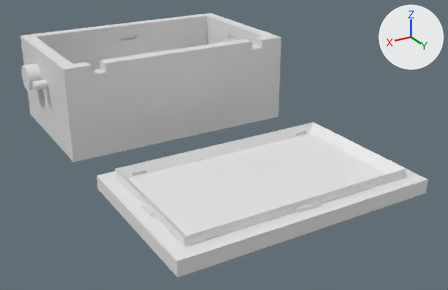
Two versions of the Blender file 3D Models/Case Allways On 55x35x24mm (without holes).blend, one commit apart.
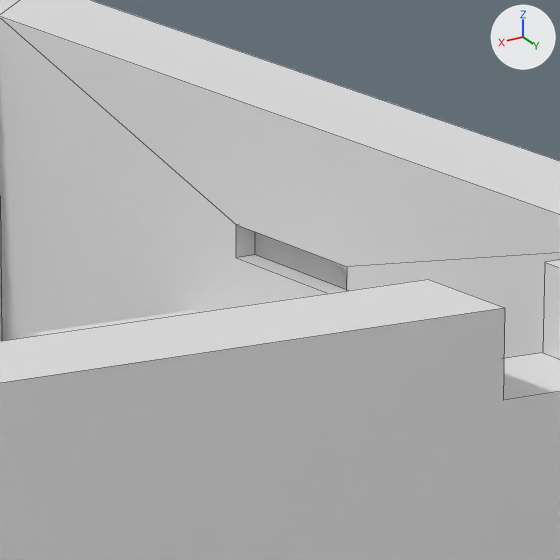
The first picture shows the older version from a camera (50 mm lens) standing at (0.0629, 0.1406, 0.0572) and looking at (-0.0029, 0.031, 0.0023). The close-ups show both versions on the part from 46% to 57% of the width and 5% to 22% of the height of that picture; other places that the commit changed are outside them. Lighting does not change. The marker at upper right points along +X, +Y and +Z. The close-ups show mesh edges as thin lines.

In view in the first close-up: 'Cuerpo Principal'.
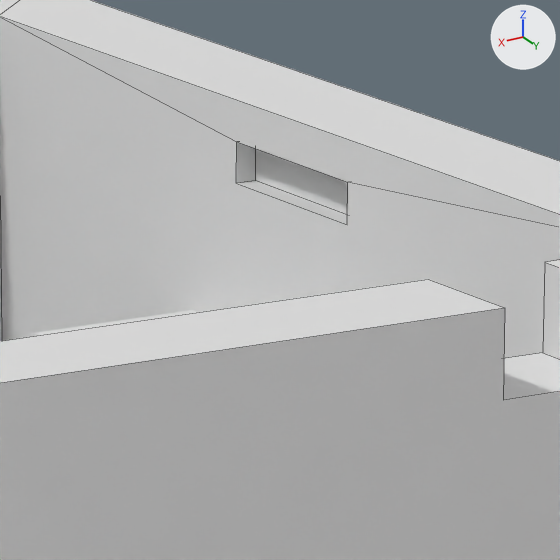
Where the newer file only moved an object's origin or applied its transform, the numbers keep the older frame.

Pixel boxes [x1, y1, x2, y2] of what changed, in the close-ups (560 x 560 px; the box of a moved part takes in the faces that stretch with it):
part 1 of me_cube, moved or reshaped: [0, 17, 560, 358] in both

The change in detail:
me_cube is used by ob_cuerpo_principal; location (-0.00004, 0.00518, 0.01545).
me_cube had 64 vertices, 46 faces and spanned x -0.0275..0.0275, y -0.0227..0.0123, z -0.0155..0.0056.
me_cube now has 64 vertices, 46 faces and spans x -0.0275..0.0275, y -0.0227..0.0123, z -0.0155..0.0055.
me_cube part 1: 8 of 64 vertices moved; they spanned x -0.025..-0.0245, y -0.0081..-0.0031, z 0.0017..0.0026 and now span x -0.025..-0.0245, y -0.0081..-0.0031, z 0.0035..0.0045; mean shift (0.0, 0.0, 0.0019); largest move (-0.025, -0.0081, 0.0025) -> (-0.025, -0.0081, 0.0045).
